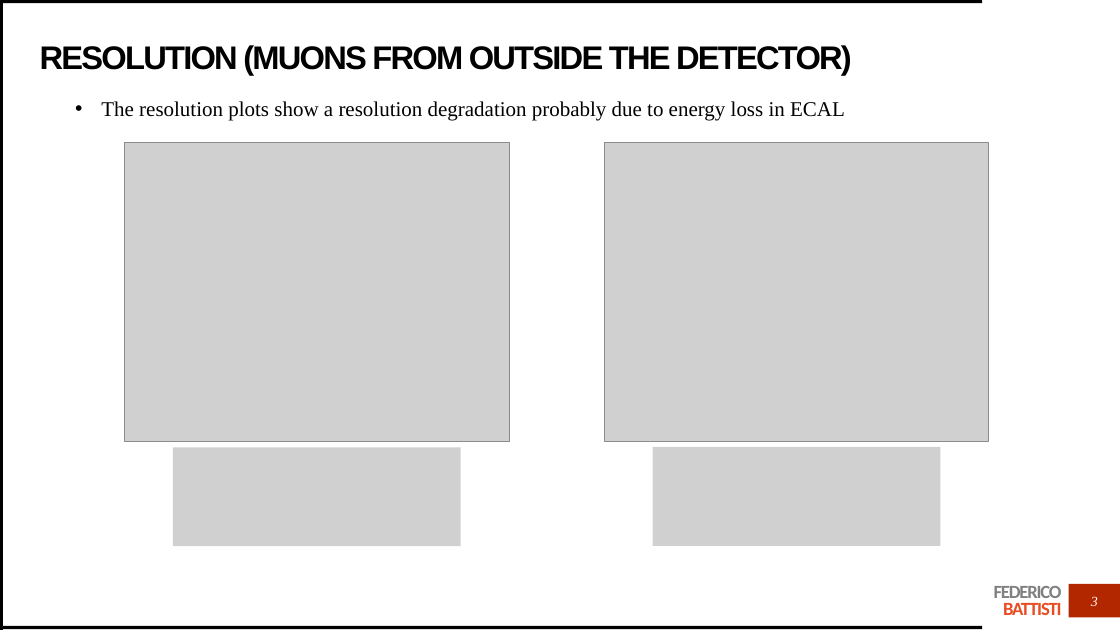
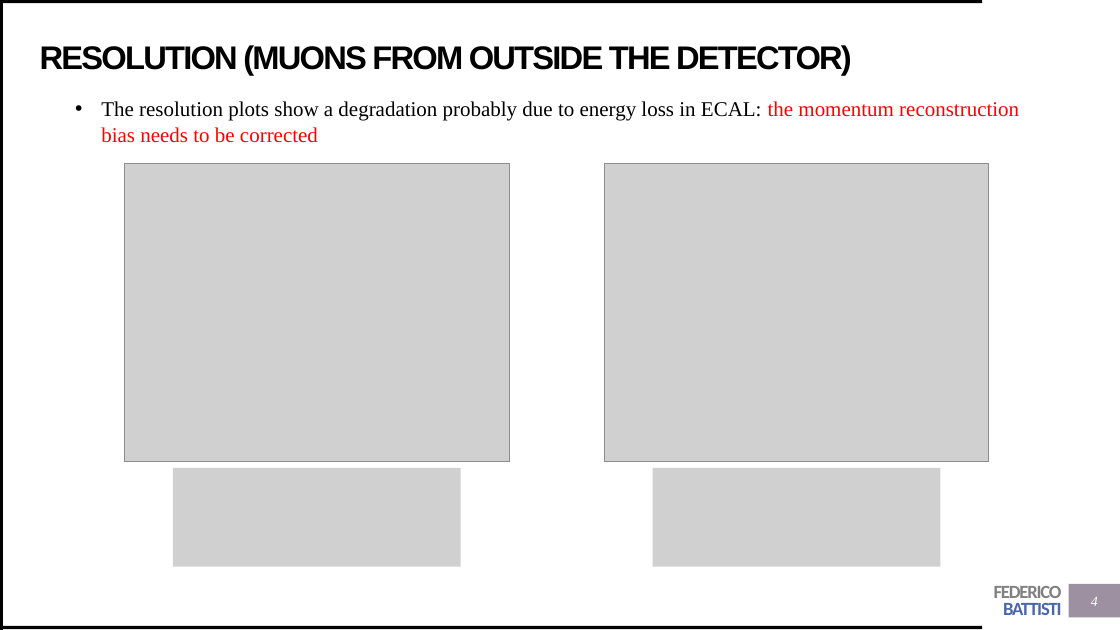
Before and after one commit to Trenchcoat95/OxfordCode, a slide deck: slide 4 of DUNE first presentation.pptx (slide 3 before the commit). Drawn at 1120x630 pixels with LibreOffice and Linux fonts; fonts in the diff are those of the drawing; grey boxes stand for pictures. Boxes give left, top, right and bottom in pixels: in the first picture for what was removed or moved away, otherwise in the second. Text is boxed around its words. In the diff, an @@ line names an element or a change of style, - is before the commit and + after.

```diff
--- a/DUNE first presentation.pptx
+++ b/DUNE first presentation.pptx
@@ text at (101, 101, 1019, 143): text changed @@
-• The resolution plots show a resolution degradation probably due to energy loss in ECAL
+• The resolution plots show a degradation probably due to energy loss in ECAL: the momentum reconstruction bias needs to be corrected
@@ 4 pictures: place and size @@
-4 pictures at (124, 143, 989, 547)
+4 pictures at (124, 163, 989, 567)
@@ text "FEDERICO BATTISTI" at (994, 586, 1062, 615): text colour #E84C22 to #4A66AC in "BATTISTI" @@
@@ rectangle at (1069, 584, 1120, 618): fill #B22600 to #9D90A0 @@
@@ page number at (1091, 597, 1098, 606): text changed @@
-3
+4
```
Also in this commit, not shown: 16 other slides changed, 4 slides added, 8 other files.
